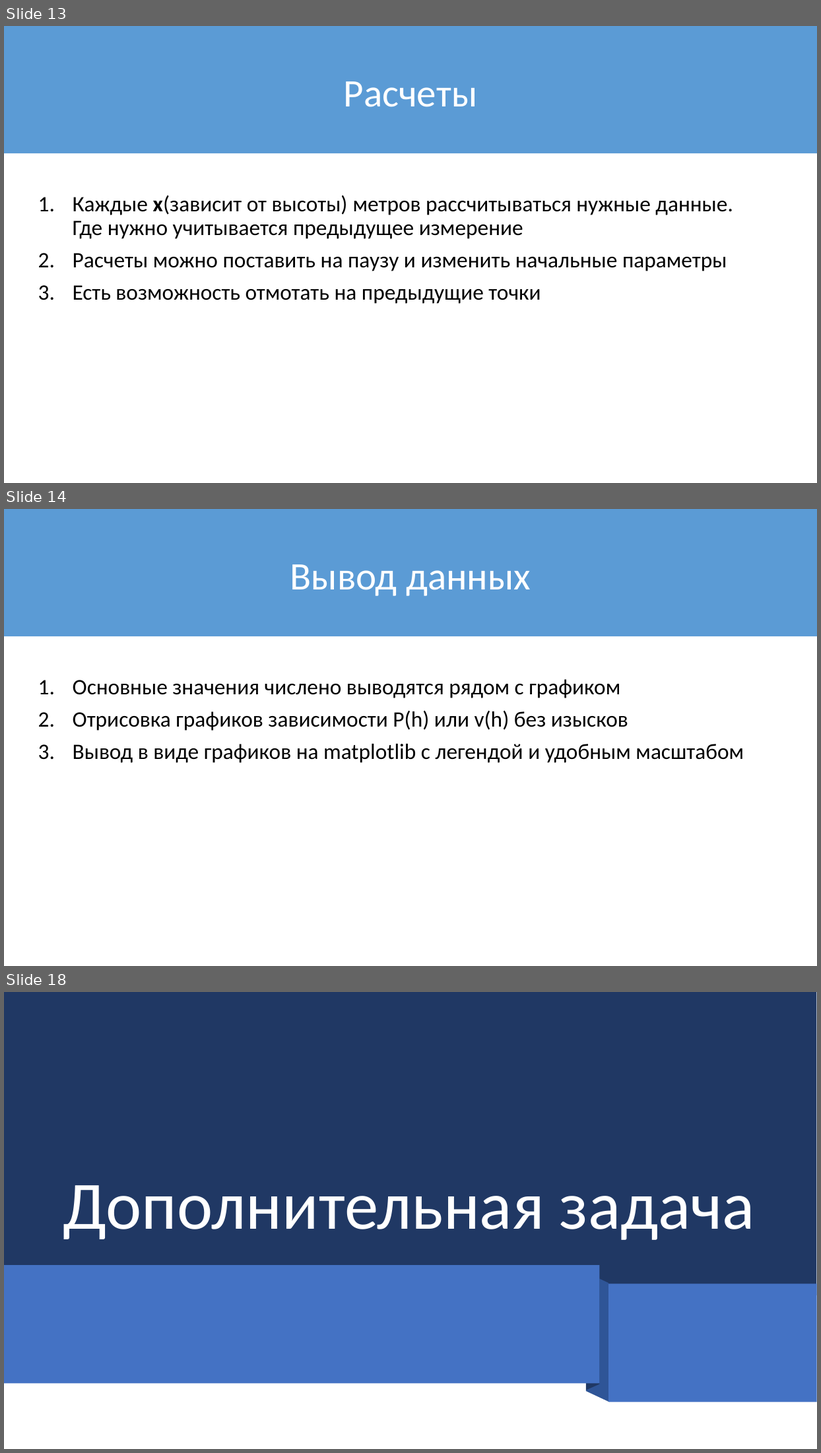
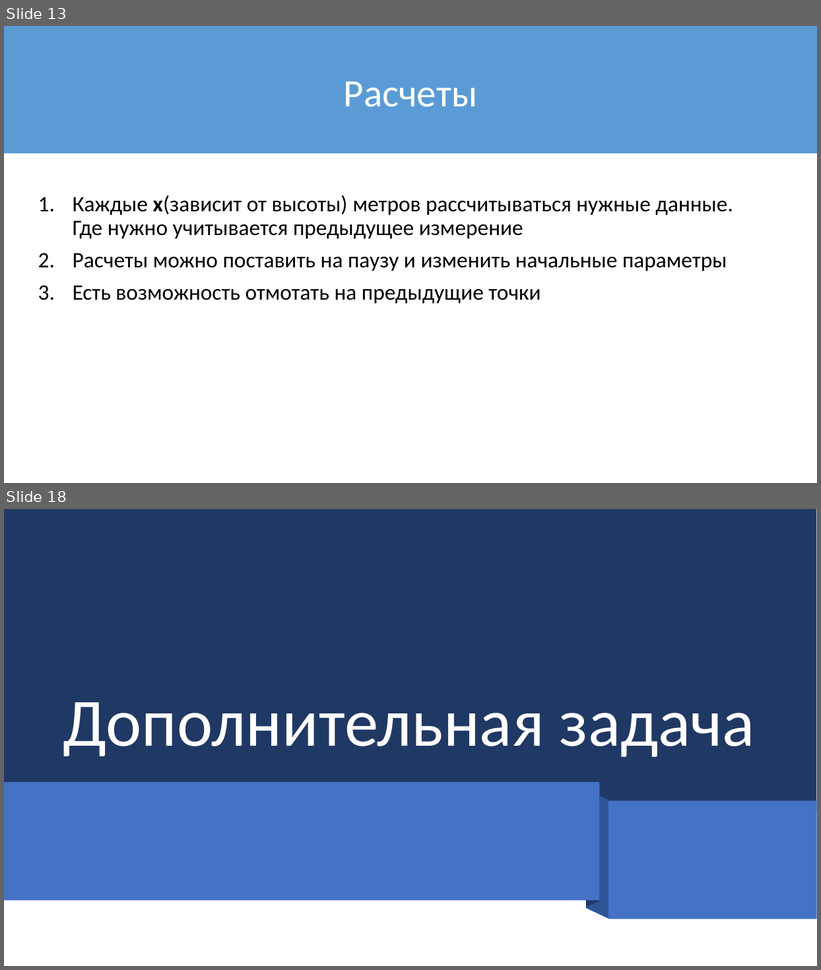
Before and after one commit to RobertArifulin/Falling_Ball, a slide deck: Презентация_Проекта2 2.pptx. Shown one above the other, each under a label of ours: slides 13, 14 and 18 before the commit, slides 13 and 18 after it; the slides between them are not shown. The pictures are 821x1453 and 821x970 pixels, drawn with LibreOffice and Linux fonts; fonts in the diff are those of the drawing. Boxes give left, top, right and bottom in pixels: in the first picture for what was removed or moved away, otherwise in the second. Text is boxed around its words. In the diff, an @@ line names an element or a change of style, - is before the commit and + after.

```diff
--- a/Презентация_Проекта2 2.pptx
+++ b/Презентация_Проекта2 2.pptx
@@ slide 14 removed at (4, 509, 817, 966), background #FFFFFF @@
@@ rectangle removed at (4, 509, 817, 636) @@
@@ title removed at (290, 564, 531, 596) @@
-Вывод данных
@@ text removed at (73, 679, 744, 763) @@
-1. Основные значения числено выводятся рядом с графиком
-2. Отрисовка графиков зависимости P(h) или v(h) без изысков
-3. Вывод в виде графиков на matplotlib с легендой и удобным масштабом
```
Also in this commit, not shown: 2 slides changed, 3 slides added, 2 other slides removed, 5 other files.
